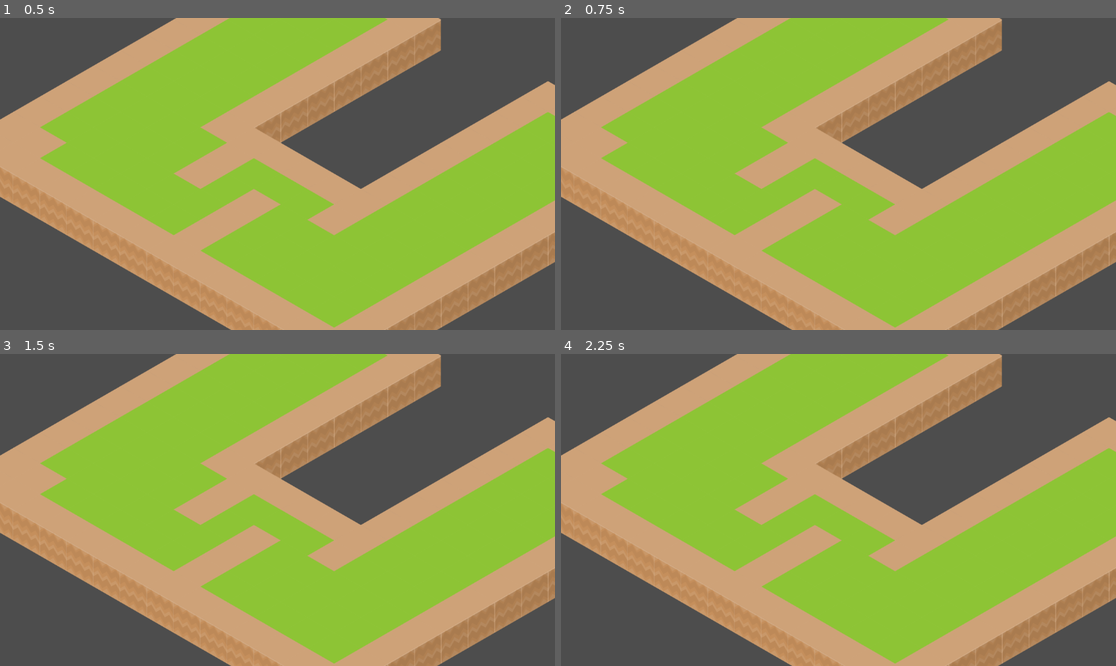
Above: before the commit, frames 1-4 (two rows, left to right).
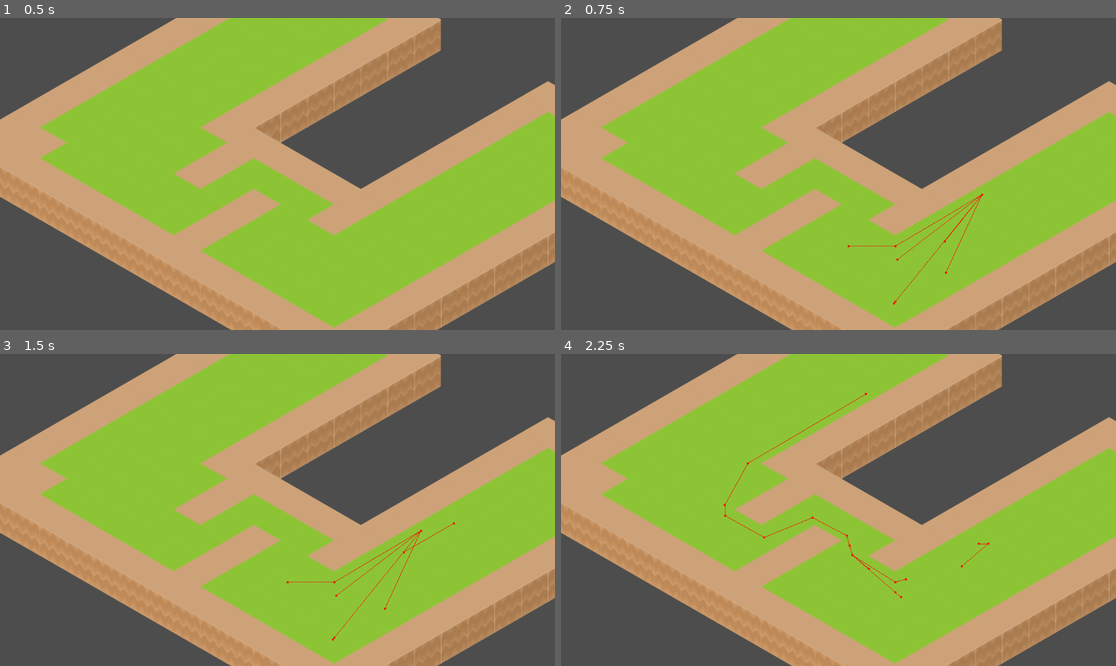
Above: after the commit, the same moments.

Repository: Ryndo/SSJam2024-RessourceManagement
Game: Godot game, scene res://Scenes/pathFinding.tscn
Same seed, same stepped clock (60 frames per second), same inputs: the game is played once before the commit and once after it.
Inputs (mouse positions are in pixels of both pictures, inside the frame that each line leads up to):
- Up to frame 1 (0.5 s): no input
- Up to frame 2 (0.75 s): tap Enter at 0.5 s; move the mouse to (960, 158) at 0.52 s; right-click (960, 158) at 0.6 s
- Up to frame 3 (1.5 s): click (399, 494) at 0.8 s; tap Space at 1.25 s; move the mouse to (166, 525) at 1.27 s; click (166, 525) at 1.35 s
- Up to frame 4 (2.25 s): right-click (727, 525) at 1.55 s; move the mouse to (894, 441) at 2.02 s; right-click (894, 441) at 2.1 s

Frame 1 is identical in both runs. In frame 2, 0.3% of the frame differs, in the area x 51-77%, y 56-92%; in frame 3, 0.3%, in the area x 51-82%, y 53-92%; in frame 4, 0.3%.

Commit message:
Changed navigation system to the built-in one

Diff:
--- a/SSJam2024_ressourceManagement/Prefabs/Entities/Ally.tscn
+++ b/SSJam2024_ressourceManagement/Prefabs/Entities/Ally.tscn
@@ -19,7 +19,7 @@
 [sub_resource type="CircleShape2D" id="CircleShape2D_cfkwg"]
 radius = 140.33
 
-[node name="Ally" type="Node2D" node_paths=PackedStringArray("followRange", "Stats", "Movement", "Combat", "Targeting", "PathFinding")]
+[node name="Ally" type="Node2D" node_paths=PackedStringArray("followRange", "Stats", "Movement", "Combat", "Targeting", "PathFinding", "Agent")]
 script = ExtResource("1_racca")
 followRange = NodePath("Follow range")
 Stats = NodePath("Stats")
@@ -27,21 +27,23 @@
 Combat = NodePath("Movement/Combat")
 Targeting = NodePath("Movement/EntityTargeting")
 PathFinding = NodePath("Pathfinding")
+Agent = NodePath("Movement/NavigationAgent2D")
 
 [node name="Stats" type="Node" parent="."]
 script = ExtResource("2_5lslk")
 FollowRange = 150.0
 AggroRange = 120.0
-AttackRange = 30.0
+AttackRange = 18.0
 MovementSpeed = 80.0
 
-[node name="Movement" type="CharacterBody2D" parent="." node_paths=PackedStringArray("Raycasts", "FrontRay", "timer")]
+[node name="Movement" type="CharacterBody2D" parent="." node_paths=PackedStringArray("Raycasts", "FrontRay", "timer", "Agent")]
 collision_layer = 4
 collision_mask = 7
 script = ExtResource("2_qea6e")
 Raycasts = NodePath("Raycasts")
 FrontRay = NodePath("Raycasts/Raycast front")
 timer = NodePath("Stationnary timer")
+Agent = NodePath("NavigationAgent2D")
 
 [node name="CollisionShape2D" type="CollisionShape2D" parent="Movement"]
 shape = SubResource("CircleShape2D_exii8")
@@ -87,7 +89,7 @@
 
 [node name="aggro range" type="CollisionShape2D" parent="Movement/EntityTargeting"]
 shape = SubResource("CircleShape2D_ft7rd")
-debug_color = Color(0, 0.619608, 0.219608, 0.419608)
+debug_color = Color(0, 0.619608, 0.219608, 0.160784)
 
 [node name="reset targeting timer" type="Timer" parent="Movement/EntityTargeting"]
 wait_time = 0.6
@@ -102,10 +104,25 @@
 
 [node name="CollisionShape2D" type="CollisionShape2D" parent="Movement/Combat/Attack range"]
 shape = SubResource("CircleShape2D_u8kge")
-debug_color = Color(0.964706, 0, 0.482353, 0.419608)
+debug_color = Color(0.964706, 0, 0.482353, 0.2)
 
-[node name="Pathfinding" type="Node" parent="."]
+[node name="NavigationAgent2D" type="NavigationAgent2D" parent="Movement"]
+avoidance_enabled = true
+radius = 13.0
+neighbor_distance = 50.0
+time_horizon_agents = 0.2
+max_speed = 300.0
+avoidance_layers = 4
+avoidance_mask = 5
+debug_enabled = true
+
+[node name="Pathfinding" type="Node" parent="." node_paths=PackedStringArray("refreshTargetPathTimer", "Agent")]
 script = ExtResource("5_fk8mt")
+refreshTargetPathTimer = NodePath("RefreshPathTimer")
+Agent = NodePath("../Movement/NavigationAgent2D")
+
+[node name="RefreshPathTimer" type="Timer" parent="Pathfinding"]
+wait_time = 0.1
 
 [node name="Follow range" type="Area2D" parent="." node_paths=PackedStringArray("FollowArea")]
 collision_layer = 0
@@ -115,6 +132,7 @@
 
 [node name="shape" type="CollisionShape2D" parent="Follow range"]
 shape = SubResource("CircleShape2D_cfkwg")
+debug_color = Color(0, 0.596078, 0.698039, 0)
 
 [connection signal="timeout" from="Movement/Stationnary timer" to="Movement" method="_on_stationnary_timer_timeout"]
 [connection signal="body_entered" from="Movement/EntityTargeting" to="Movement/EntityTargeting" method="_on_body_entered"]
@@ -123,8 +141,10 @@
 [connection signal="timeout" from="Movement/EntityTargeting/reset targeting timer" to="Movement/EntityTargeting" method="TargetingResetTimerEnded"]
 [connection signal="isInRangeOfAttack" from="Movement/Combat" to="." method="EntityInRangeOfAttack"]
 [connection signal="isOutofRangeOfAttack" from="Movement/Combat" to="." method="OutOfAttackRange"]
-[connection signal="body_entered" from="Movement/Combat/Attack range" to="Movement/Combat" method="_on_attack_range_body_entered"]
-[connection signal="body_exited" from="Movement/Combat/Attack range" to="Movement/Combat" method="_on_attack_range_body_exited"]
+[connection signal="body_entered" from="Movement/Combat/Attack range" to="Movement/Combat" method="EntityEnterAttackRange"]
+[connection signal="body_exited" from="Movement/Combat/Attack range" to="Movement/Combat" method="EntityExitAttackRange"]
+[connection signal="velocity_computed" from="Movement/NavigationAgent2D" to="Movement" method="_on_navigation_agent_2d_velocity_computed"]
+[connection signal="timeout" from="Pathfinding/RefreshPathTimer" to="Pathfinding" method="RefreshPath"]
 [connection signal="EnterFollowRange" from="Follow range" to="." method="EnterFollowRange"]
 [connection signal="ExitFollowRange" from="Follow range" to="." method="ExitFollowRange"]
 [connection signal="body_entered" from="Follow range" to="Follow range" method="_on_body_entered"]
--- a/SSJam2024_ressourceManagement/Prefabs/Entities/ennemy.tscn
+++ b/SSJam2024_ressourceManagement/Prefabs/Entities/ennemy.tscn
@@ -15,7 +15,7 @@
 [sub_resource type="CircleShape2D" id="CircleShape2D_ft7rd"]
 radius = 59.65
 
-[node name="Ennemy" type="Node2D" node_paths=PackedStringArray("Stats", "Movement", "Combat", "Targeting", "PathFinding")]
+[node name="Ennemy" type="Node2D" node_paths=PackedStringArray("Stats", "Movement", "Combat", "Targeting", "PathFinding", "Agent")]
 position = Vector2(973, 392)
 script = ExtResource("1_0y0wc")
 Stats = NodePath("Stats")
@@ -23,20 +23,20 @@
 Combat = NodePath("Movement/EntityCombat")
 Targeting = NodePath("Movement/EntityTargeting")
 PathFinding = NodePath("Pathfinding")
+Agent = NodePath("Movement/NavigationAgent2D")
 
 [node name="Stats" type="Node" parent="."]
 script = ExtResource("2_byfjq")
-AggroRange = 20.0
-AttackRange = 15.0
 MovementSpeed = 150.0
 
-[node name="Movement" type="CharacterBody2D" parent="." node_paths=PackedStringArray("Raycasts", "FrontRay", "timer")]
+[node name="Movement" type="CharacterBody2D" parent="." node_paths=PackedStringArray("Raycasts", "FrontRay", "timer", "Agent")]
 collision_layer = 2
 collision_mask = 7
 script = ExtResource("3_nvi4w")
 Raycasts = NodePath("Raycasts")
 FrontRay = NodePath("Raycasts/Raycast front")
 timer = NodePath("Stationnary timer")
+Agent = NodePath("NavigationAgent2D")
 
 [node name="CollisionShape2D" type="CollisionShape2D" parent="Movement"]
 shape = SubResource("CircleShape2D_exii8")
@@ -88,8 +88,19 @@
 shape = SubResource("CircleShape2D_ft7rd")
 debug_color = Color(0.94902, 0, 0.278431, 0.419608)
 
-[node name="Pathfinding" type="Node" parent="."]
+[node name="NavigationAgent2D" type="NavigationAgent2D" parent="Movement"]
+avoidance_enabled = true
+max_speed = 600.0
+avoidance_layers = 2
+avoidance_mask = 3
+
+[node name="Pathfinding" type="Node" parent="." node_paths=PackedStringArray("refreshTargetPathTimer", "Agent")]
 script = ExtResource("6_iywmj")
+refreshTargetPathTimer = NodePath("RefreshPathTimer")
+Agent = NodePath("../Movement/NavigationAgent2D")
+
+[node name="RefreshPathTimer" type="Timer" parent="Pathfinding"]
+wait_time = 0.5
 
 [connection signal="timeout" from="Movement/Stationnary timer" to="Movement" method="_on_stationnary_timer_timeout"]
 [connection signal="isInRangeOfAttack" from="Movement/EntityCombat" to="." method="_on_entity_combat_is_in_range_of_attack"]
@@ -99,3 +110,6 @@
 [connection signal="body_entered" from="Movement/EntityTargeting" to="Movement/EntityTargeting" method="_on_body_entered"]
 [connection signal="body_exited" from="Movement/EntityTargeting" to="Movement/EntityTargeting" method="_on_body_exited"]
 [connection signal="targetChanged" from="Movement/EntityTargeting" to="." method="_on_entity_targeting_target_changed"]
+[connection signal="velocity_computed" from="Movement/NavigationAgent2D" to="." method="_on_navigation_agent_2d_velocity_computed"]
+[connection signal="velocity_computed" from="Movement/NavigationAgent2D" to="Movement" method="_on_navigation_agent_2d_velocity_computed"]
+[connection signal="timeout" from="Pathfinding/RefreshPathTimer" to="Pathfinding" method="RefreshPath"]
--- a/SSJam2024_ressourceManagement/Prefabs/NavigationServer.tscn
+++ /dev/null
@@ -1,11 +0,0 @@
-[gd_scene load_steps=2 format=3 uid="uid://vm3mlnl1awpi"]
-
-[ext_resource type="Script" path="res://Scripts/Navigation/NavigationServer.gd" id="1_7r34h"]
-
-[node name="Server" type="Node2D" node_paths=PackedStringArray("line")]
-script = ExtResource("1_7r34h")
-line = NodePath("Line2D")
-
-[node name="Line2D" type="Line2D" parent="."]
-width = 2.0
-default_color = Color(0.686275, 0.32549, 0.329412, 1)
--- a/SSJam2024_ressourceManagement/Scenes/pathFinding.tscn
+++ b/SSJam2024_ressourceManagement/Scenes/pathFinding.tscn
@@ -604,3 +604,15 @@
 
 [node name="Ally" parent="." instance=ExtResource("9_26c0i")]
 position = Vector2(797, 464)
+
+[node name="Ally2" parent="." instance=ExtResource("9_26c0i")]
+position = Vector2(597, 474)
+
+[node name="Ally3" parent="." instance=ExtResource("9_26c0i")]
+position = Vector2(691, 593)
+
+[node name="Ally4" parent="." instance=ExtResource("9_26c0i")]
+position = Vector2(799, 529)
+
+[node name="Ally5" parent="." instance=ExtResource("9_26c0i")]
+position = Vector2(698, 502)
--- a/SSJam2024_ressourceManagement/Scripts/Entities/Allies/Ally.gd
+++ b/SSJam2024_ressourceManagement/Scripts/Entities/Allies/Ally.gd
@@ -3,18 +3,17 @@
 @export var followRange : AllyFollowRange
 
 var stopTargeting = false
+
 func _ready():
 	super._ready()
 	followRange.Setup(Stats.FollowRange,global_position,Movement)
 
 func _process(delta):
 	if Input.is_action_just_pressed("MoveAlly") :
-		PathFinding.CalculatePath(Movement.global_position,get_global_mouse_position())
-
+		PathFinding.CalculatePathWithPosition(get_global_mouse_position())
 
 func EnterFollowRange(entity):
 	stopTargeting = false
-
 
 func ExitFollowRange(entity):
 	if Movement == entity :
@@ -25,14 +24,12 @@
 func DropCurrentTarget() :
 	Targeting.currentTarget = null
 
-
 func TargetingTargetChanged(target) :
 	if !followRange.IsInFollowRange(Movement) :
 		DropCurrentTarget()
-		return
 	if target == null :
 		ReturnToHoldPosition()
 	super.TargetingTargetChanged(target)
 
 func ReturnToHoldPosition() :
-	PathFinding.CalculatePath(Movement.global_position,followRange.holdPosition)
+	PathFinding.CalculatePathWithPosition(followRange.holdPosition)
--- a/SSJam2024_ressourceManagement/Scripts/Entities/Allies/AllyCombat.gd
+++ b/SSJam2024_ressourceManagement/Scripts/Entities/Allies/AllyCombat.gd
@@ -1,14 +1 @@
 extends EntityCombat
-
-
-
-func _on_attack_range_body_entered(body):
-	if collider == body :
-		return
-	isInRangeOfAttack.emit(body)
-
-
-func _on_attack_range_body_exited(body):
-	if collider == body :
-		return
-	isOutofRangeOfAttack.emit(body)
--- a/SSJam2024_ressourceManagement/Scripts/Entities/Allies/AllyFollowRange.gd
+++ b/SSJam2024_ressourceManagement/Scripts/Entities/Allies/AllyFollowRange.gd
@@ -14,7 +14,6 @@
 
 func Setup(followRange,positionToHold,ally) :
 	collider = ally
-	print(FollowArea == null)
 	FollowArea.shape.radius = followRange
 	holdPosition = positionToHold
 
--- a/SSJam2024_ressourceManagement/Scripts/Entities/Allies/AllyMovement.gd
+++ b/SSJam2024_ressourceManagement/Scripts/Entities/Allies/AllyMovement.gd
@@ -1,5 +1 @@
 extends EntityMovement
-
-
-func _process(delta):
-	pass
--- a/SSJam2024_ressourceManagement/Scripts/Entities/Ennemies/Ennemy.gd
+++ b/SSJam2024_ressourceManagement/Scripts/Entities/Ennemies/Ennemy.gd
@@ -1,18 +1 @@
 extends Entity
-
-func _process(delta):
-
-	super._process(delta)
-
-
-func _physics_process(delta):
-	#if Combat.isAttacking :
-		#return
-	var newVelocity = CalculateNewVelocity()
-	Movement.Move(newVelocity)
-
-func _on_entity_targeting_target_changed(target) :
-	return
-	if target == null :
-		return
-	PathFinding.CalculatePath(Movement.global_position,target.global_position)
--- a/SSJam2024_ressourceManagement/Scripts/Entities/Entity.gd
+++ b/SSJam2024_ressourceManagement/Scripts/Entities/Entity.gd
@@ -7,7 +7,7 @@
 @export var Combat : EntityCombat
 @export var Targeting : EntityTargeting
 @export var PathFinding : EntityPathfinding
-
+@export var Agent : NavigationAgent2D
 
 func _ready():
 	Targeting.Setup(Movement,Stats.AggroRange)
@@ -15,46 +15,27 @@
 
 func _process(delta):
 	if Input.is_action_just_pressed("MoveUnit") :
-		PathFinding.CalculatePath(Movement.global_position,get_global_mouse_position())
+		PathFinding.CalculatePathWithPosition(get_global_mouse_position())
 
 func _physics_process(delta):
-	if Combat.isAttacking :
+	var nextPathPoint = PathFinding.GetNextPathPoint()
+	if nextPathPoint == null :
 		return
-	if Targeting.currentTarget != null and !Combat.IsInAttackRange(Targeting.currentTarget) :
-		ChaseTarget()
-	var newVelocity = CalculateNewVelocity()
-	Movement.Move(newVelocity)
-
-func CalculateNewVelocity() :
-	var newVelocity = Vector2.ZERO
-	if !PathFinding.IsPathEmpty() :
-		var nextPathPoint = PathFinding.GetNextPathPoint()
-		if PathFinding.IsCloseEnough(Movement.global_position) :
-			PathFinding.RemoveNextPathPoint()
-			if !PathFinding.IsPathEmpty() :
-				nextPathPoint = PathFinding.GetNextPathPoint()
-				newVelocity = Movement.global_position.direction_to(nextPathPoint) * Stats.MovementSpeed
-		else :
-			newVelocity = Movement.global_position.direction_to(nextPathPoint) * Stats.MovementSpeed
-	return newVelocity
+	if Combat.IsInAttackRange(Targeting.currentTarget) :
+		return
+	Movement.Move(nextPathPoint,Stats.MovementSpeed)
 
 func TargetingTargetChanged(target) :
-	if target == null :
-		return
-	PathFinding.CalculatePath(Movement.global_position,target.global_position)
-
+	PathFinding.SetTarget(target)
 
 func EntityInRangeOfAttack(entity):
 	if entity == Targeting.currentTarget :
 		Combat.isAttacking = true
 		Movement.StopMoving()
 
-
 func OutOfAttackRange(entity):
-	print("out of attack range")
 	if Targeting.currentTarget != null and entity == Targeting.currentTarget :
 		ChaseTarget()
 
 func ChaseTarget() :
 	Combat.isAttacking = false
-	PathFinding.CalculatePath(Movement.global_position,Targeting.currentTarget.global_position)
--- a/SSJam2024_ressourceManagement/Scripts/Entities/EntityCombat.gd
+++ b/SSJam2024_ressourceManagement/Scripts/Entities/EntityCombat.gd
@@ -18,18 +18,15 @@
 	shapeRange.shape.radius = attackRange
 
 func Attack(attackRange) :
-
 	pass
 
-
-func _on_area_2d_body_entered(body):
+func EntityEnterAttackRange(body):
 	if collider == body :
 		return
 	entitiesInArea.append(body)
 	isInRangeOfAttack.emit(body)
 
-
-func _on_area_2d_body_exited(body):
+func EntityExitAttackRange(body):
 	if collider == body :
 		return
 	entitiesInArea.remove_at(entitiesInArea.find(body))
--- a/SSJam2024_ressourceManagement/Scripts/Entities/EntityMovement.gd
+++ b/SSJam2024_ressourceManagement/Scripts/Entities/EntityMovement.gd
@@ -5,6 +5,7 @@
 @export var Raycasts : Node2D
 @export var FrontRay : RayCast2D
 @export var timer : Timer
+@export var Agent : NavigationAgent2D
 
 var lastPosition
 var movementTreshold = .2
@@ -14,44 +15,13 @@
 func _ready():
 	lastPosition = global_position
 
-func Move(newVelocity) :
-	velocity = newVelocity
-	moveWithAvoidance()
-	CheckMovement()
-
-func moveWithAvoidance() :
-	if velocity != Vector2.ZERO :
-		Raycasts.rotation = velocity.angle()
-		var obstacleAhead = ObstacleAhead()
-		if obstacleAhead != null :
-			var viableRay = GetViableRay()
-			velocity = Vector2.RIGHT.rotated(Raycasts.rotation + viableRay.rotation) * velocity.length()
-	move_and_slide()
-
-func ObstacleAhead() :
-	return FrontRay.get_collider()
-	get_slide_collision_count()
-
-func GetViableRay() :
-	var raysAngle = 0
-	for ray in Raycasts.get_children() :
-		if !ray.is_colliding() :
-			return ray
-	return null
-
-func CheckMovement() :
-	if(global_position.distance_to(lastPosition) < movementTreshold)  :
-		if !timerStarted :
-			timerStarted = true
-			timer.start()
-	else :
-		timerStarted = false
-		timer.stop()
-		set_collision_layer_value(1,false)
-	lastPosition = global_position
+func Move(nextPathPoint,speed) :
+	var direction = global_position.direction_to(nextPathPoint)
+	Agent.velocity = direction * speed
 
 func StopMoving():
-	velocity = Vector2.ZERO
+	Agent.velocity = Vector2.ZERO
 
-func _on_stationnary_timer_timeout():
-	set_collision_layer_value(1,true)
+func _on_navigation_agent_2d_velocity_computed(safe_velocity):
+	velocity = safe_velocity
+	move_and_slide()
--- a/SSJam2024_ressourceManagement/Scripts/Entities/EntityPathfinding.gd
+++ b/SSJam2024_ressourceManagement/Scripts/Entities/EntityPathfinding.gd
@@ -2,29 +2,35 @@
 
 class_name EntityPathfinding
 
-var navigationServer : NavigationServer
-var navigationPath : PackedVector2Array
-var distanceTreshold = 12
+@export var refreshTargetPathTimer : Timer
+@export var Agent : NavigationAgent2D
 
-func _ready():
-	CustomSignals.OnServerSetuped.connect(getServer)
-	#navigationServer = get_node("/root/CustomNavigationServer")
+var currentTarget
 
-func CalculatePath(position, targetPosition) :
-	navigationPath = navigationServer.GetPath(position,targetPosition)
+func _process(delta):
+	if refreshTargetPathTimer.time_left > 0:
+		return
+	if currentTarget == null :
+		return
+	refreshTargetPathTimer.start()
+	CalculatePath()
 
-func IsPathEmpty() :
-	return navigationPath == null or navigationPath.size() == 0
+func SetTarget(target) :
+	currentTarget = target
+
+func CalculatePath() :
+	Agent.target_position = currentTarget.global_position
+
+func CalculatePathWithPosition(position) :
+	Agent.target_position = position
 
 func GetNextPathPoint() :
-	return navigationPath[0]
+	if Agent.target_position == null :
+		return null
+	return Agent.get_next_path_position()
 
-func RemoveNextPathPoint() :
-	navigationPath.remove_at(0)
-
-func IsCloseEnough(position) :
-	var distanceToNextPoint = position.distance_to(GetNextPathPoint())
-	return distanceToNextPoint < distanceTreshold
-
-func getServer(server) :
-	navigationServer = server
+#on timer time out refresh path with new target position
+func RefreshPath():
+	if currentTarget == null :
+		return
+	CalculatePath()
--- a/SSJam2024_ressourceManagement/Scripts/Entities/EntityTargeting.gd
+++ b/SSJam2024_ressourceManagement/Scripts/Entities/EntityTargeting.gd
@@ -28,7 +28,6 @@
 			closestEntity = entity
 	if currentTarget == closestEntity :
 		return
-	print(closestEntity)
 	currentTarget = closestEntity
 	targetChanged.emit(currentTarget)
 
@@ -43,12 +42,11 @@
 		return
 	entitiesInRange.remove_at(index)
 
-
 func ResetTargeting() :
 	currentTarget = null
 	resetTargetingTimer.start()
 	isTargetingOff = true
-
+	targetChanged.emit(currentTarget)
 
 func TargetingResetTimerEnded():
 	isTargetingOff = false
--- a/SSJam2024_ressourceManagement/Scripts/Navigation/NavigationServer.gd
+++ /dev/null
@@ -1,34 +0,0 @@
-extends Node2D
-
-class_name NavigationServer
-
-@export var line : Line2D
-
-signal serverSetuped(server : NavigationServer)
-var map = null
-
-func _ready():
-	call_deferred("custom_setup")
-	pass
-
-func custom_setup() :
-	map  = get_world_2d().get_navigation_map()
-	CustomSignals.OnServerSetuped.emit(self)
-
-
-func getMap() :
-	return map
-
-func GetPath(start,end) :
-	var parameters : NavigationPathQueryParameters2D = NavigationPathQueryParameters2D.new()
-	parameters.path_postprocessing = NavigationPathQueryParameters2D.PATH_POSTPROCESSING_EDGECENTERED
-	parameters.start_position = start
-	parameters.target_position = end
-	parameters.map = map
-	var results = NavigationPathQueryResult2D.new()
-	NavigationServer2D.query_path(parameters,results)
-	var path = results.get_path()
-	line.clear_points()
-	for point in path :
-		line.add_point(point)
-	return path
--- a/SSJam2024_ressourceManagement/Scripts/Systems/CustomSignals.gd
+++ /dev/null
@@ -1,3 +0,0 @@
-extends Node
-
-signal OnServerSetuped(server : NavigationServer)
--- a/SSJam2024_ressourceManagement/project.godot
+++ b/SSJam2024_ressourceManagement/project.godot
@@ -14,11 +14,6 @@
 run/main_scene="res://Scenes/pathFinding.tscn"
 config/features=PackedStringArray("4.2", "Forward Plus")
 config/icon="res://Sprites/icon.svg"
-
-[autoload]
-
-CustomNavigationServer="*res://Prefabs/NavigationServer.tscn"
-CustomSignals="*res://Scripts/Systems/CustomSignals.gd"
 
 [dotnet]
 
@@ -42,6 +37,9 @@
 2d_physics/layer_1="Obstacle"
 2d_physics/layer_2="Ennemy"
 2d_physics/layer_3="Ally"
+avoidance/layer_1="Obstacles"
+avoidance/layer_2="Ennemy"
+avoidance/layer_3="Ally"
 
 [navigation]
 
